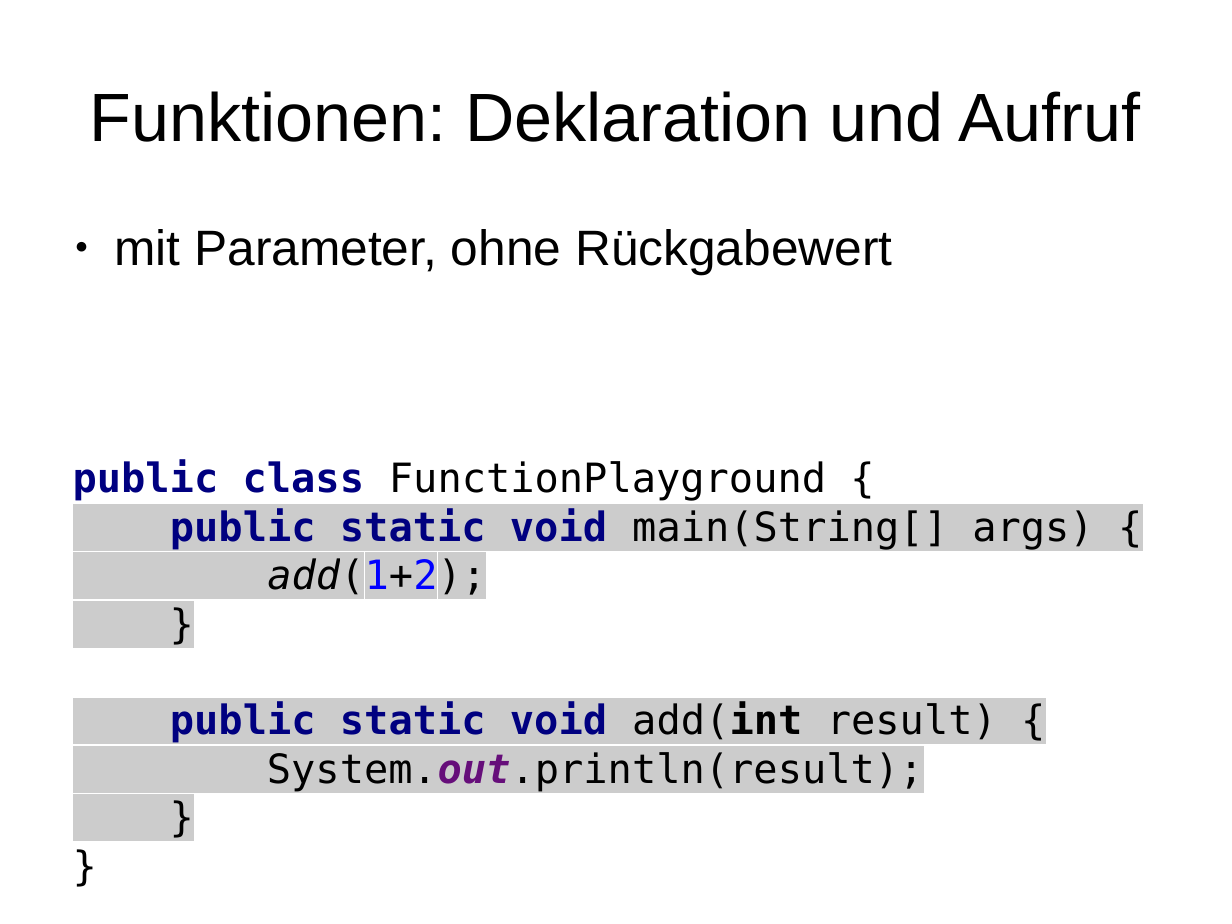
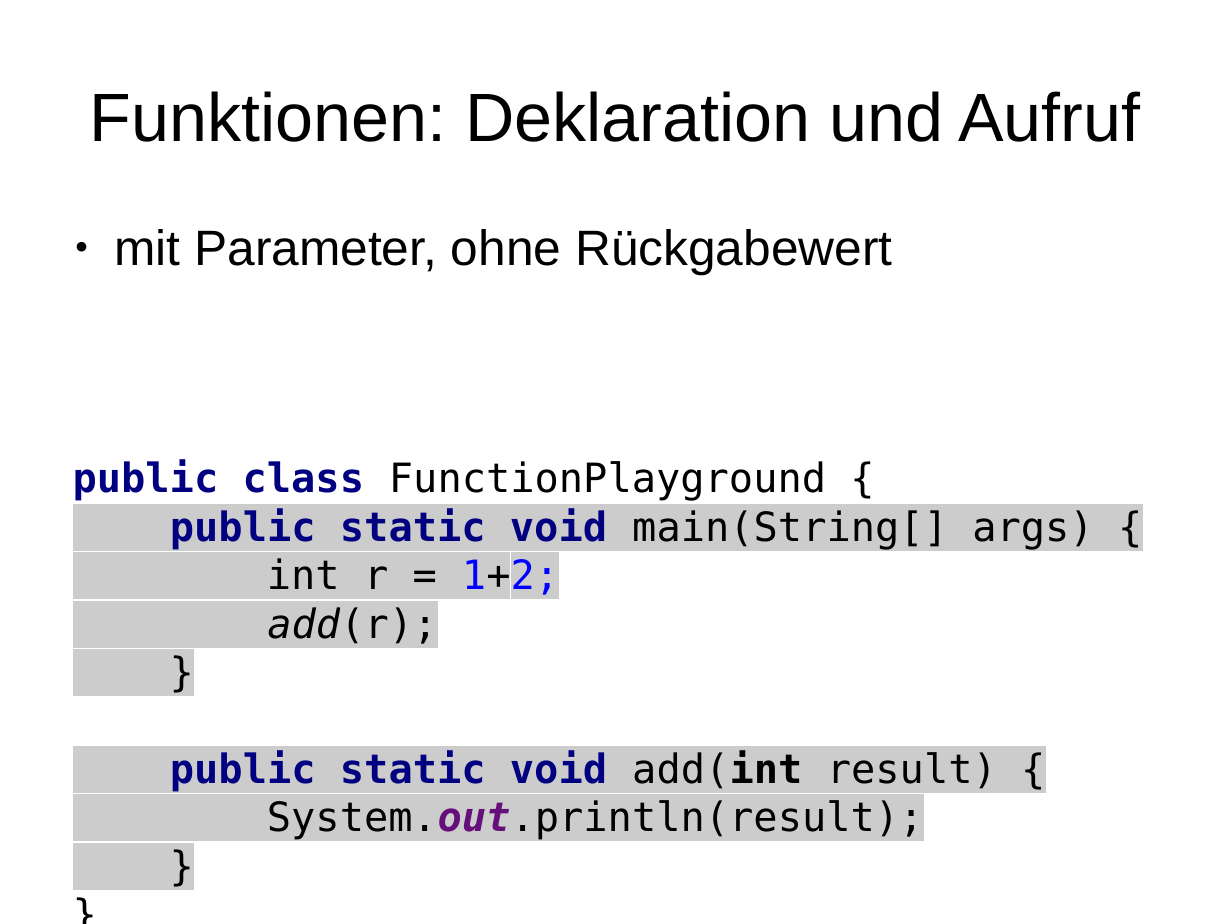
Before and after one commit to mn-io/hello-java, a slide deck: slide 56 of Folien.odp. Drawn at 1232x924 pixels with LibreOffice and Linux fonts; fonts in the diff are those of the drawing. Boxes give left, top, right and bottom in pixels: in the first picture for what was removed or moved away, otherwise in the second. Text is boxed around its words. In the diff, an @@ line names an element or a change of style, - is before the commit and + after.

```diff
--- a/Folien.odp
+++ b/Folien.odp
@@ text at (x1=73, y1=459, x2=1093, y2=840): text changed @@
-public class FunctionPlayground {
-public static void main(String[] args) {
-add(1+2);
-}
-public static void add(int result) {
-System.out.println(result);
-}
-}
+public class FunctionPlayground {
+public static void main(String[] args) {
+int r = 1+2;
+add(r);
+}
+public static void add(int result) {
+System.out.println(result);
+}
+}
```
Also in this commit, not shown: 8 other slides changed, 2 other files.
